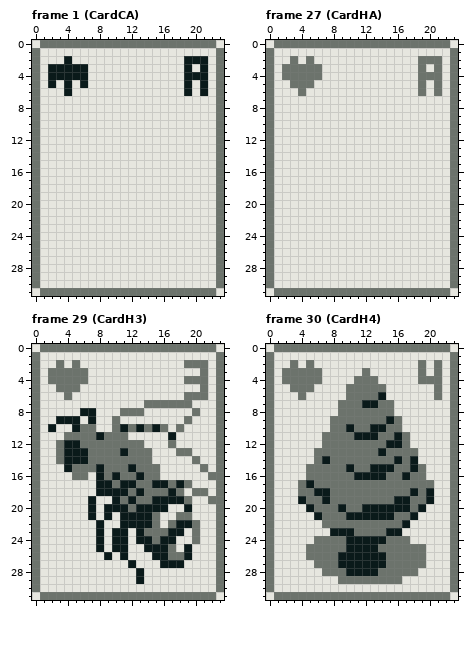
File history of a pixel-art file, assets/atlas/card.aseprite. The picture above was drawn from the file before the commit.
24x32 pixels, 60 frames. Shown: frame 1 (CardCA), frame 27 (CardHA), frame 29 (CardH3), frame 30 (CardH4). The commit also changed other frames, which this record leaves out.
The same view after the edit:
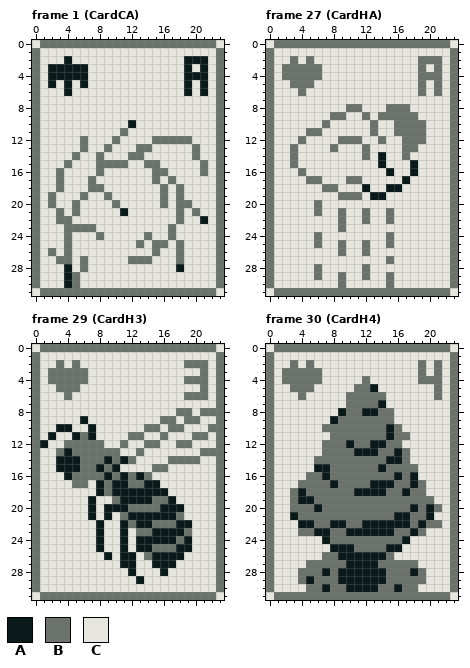
Palette (. is transparent): A #0a1a1a  B #6c736c  C #e6e6df
The author wrote: Add some more cards and bevel corners
Difference:
Changed rows in their new state; - is an unchanged pixel.
Frame 1 (CardCA), layer "face":
first column x 2:
10 ----------A---------
11 ---------B----------
12 ----B---B----BBBBB--
13 ----B--B---BB-----B-
14 ---B--B---BB------B-
15 --B---BBBB--BB-----B
16 -B----B------BB----B
17 -B---B-------B-B----
18 -B---BB-------B-B---
19 B---B--B------B-B---
20 B--B----B-----B-BB--
21 -B-B-----A------B-B-
22 -BB-------------B--A
23 --BBBB---------B----
24 --B---B-----B--B----
25 --B--------B-BB-B---
26 B-B----------B--B---
27 -BB-B-----BBB---B---
28 --A-B-----------A---
29 --AB----------------
30 --AB----------------
Frame 27 (CardHA), layer "face":
first column x 3:
 8 -------BB---BBB--
 9 -----BB--B-BBBBB-
10 ----B-----B--BBBB
11 --BB------B--BBBB
12 -B----BBB--B--BBB
13 B----B---B----BB-
14 B--------B-A--B--
15 B----------A---A-
16 -B----------A--A-
17 --BB---BB-----A--
18 ----BB---A--AA---
19 ------BBB-AA-----
20 ---B-------------
21 ---B--B--B--B----
22 ------B--B--B----
23 ------B----------
24 ---B--------B----
25 ---B--B--B--B----
26 ------B--B-------
27 ------------B----
28 ---B-----B-------
29 ---B--B--B--B----
30 ------B-----B----
Frame 29 (CardH3), layer "face":
first column x 1:
 7 -------------CCCCCC---
 8 -----CC---CCC----BBCBB
 9 --CCCAC--C-----BB--B--
10 -CAACCA--CCCC-BCB----B
11 -A-CA-ACCCCBB--BC--BB-
12 A-CBB---CC-CCBB-CBB---
13 ----BB----CC-C---CC-BB
14 --A--B--A-A-CC--BBB---
15 --A-A----ACCCC-B----C-
16 ---A--BBABA---C------C
17 ----BB--BA-B-A-CCCC---
18 --------B--A-AAACC-CC-
19 ---------BA-AABB-CC--C
20 ------------BBB-AAC---
21 ----------B---AAA-C---
22 -----------B---B---C--
23 ---------C--B-AA--BC--
24 ---------C----A--BAC--
25 ---------C--A-BB-A----
26 -----------A-B--AAC---
27 ----------A---A--C----
28 -----------AC--A------
Frame 30 (CardH4), layer "face":
first column x 3:
 3 ---------C---------
 4 --------C-C--------
 5 -------C--AC-------
 6 -----------B-------
 7 ------C--BBAC------
 8 ------A--AA--------
 9 -----A------BC-----
10 ----B--B--BBA------
11 ----C---BBB-AB-----
12 -------A--AABBC----
13 ---C----AAAB-A-C---
14 ----B-------A--C---
15 --CAA--B--B-B--BC--
16 ----A---BBBB-ABAC--
17 --B--A----AAA--A-C-
18 BA-BB---AAAA--AB-C-
19 B-A-B--------BB--B-
20 BBBA--B--BBBBBBABAB
21 ABBB---BBBBBBAABBA-
22 -AAB-AA--AAAAA-BABB
23 -BBAABB-AAAA-BBAB--
24 ---CA--BBBBB--A----
25 --CCCAA-BBB-AACCC--
26 --CC---------CCCC--
27 --B---B----B----C--
28 -BBBA-A----A---AB--
29 -BABBBAAAAAA--BBB--
30 --BBABBAAAABBABB---
